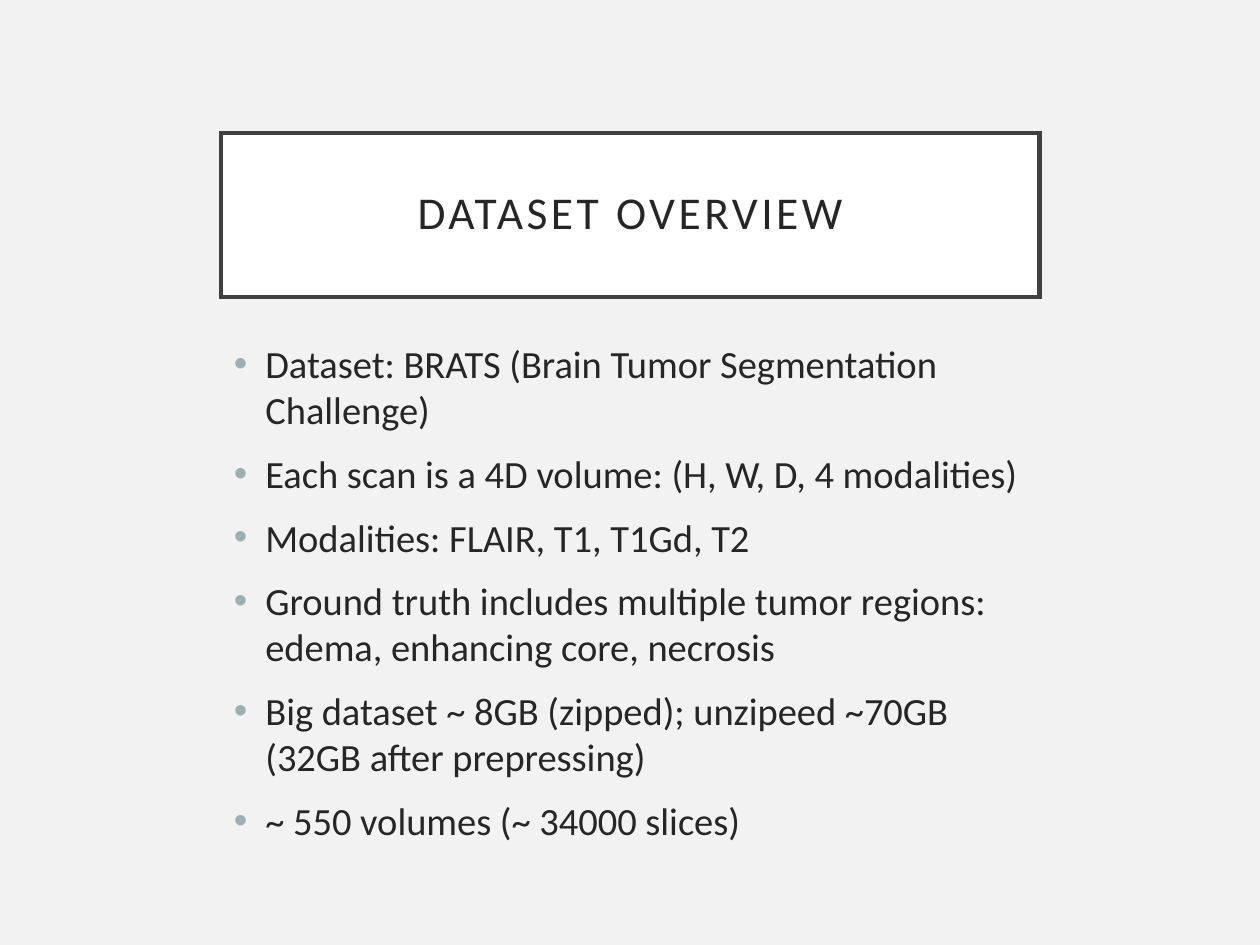
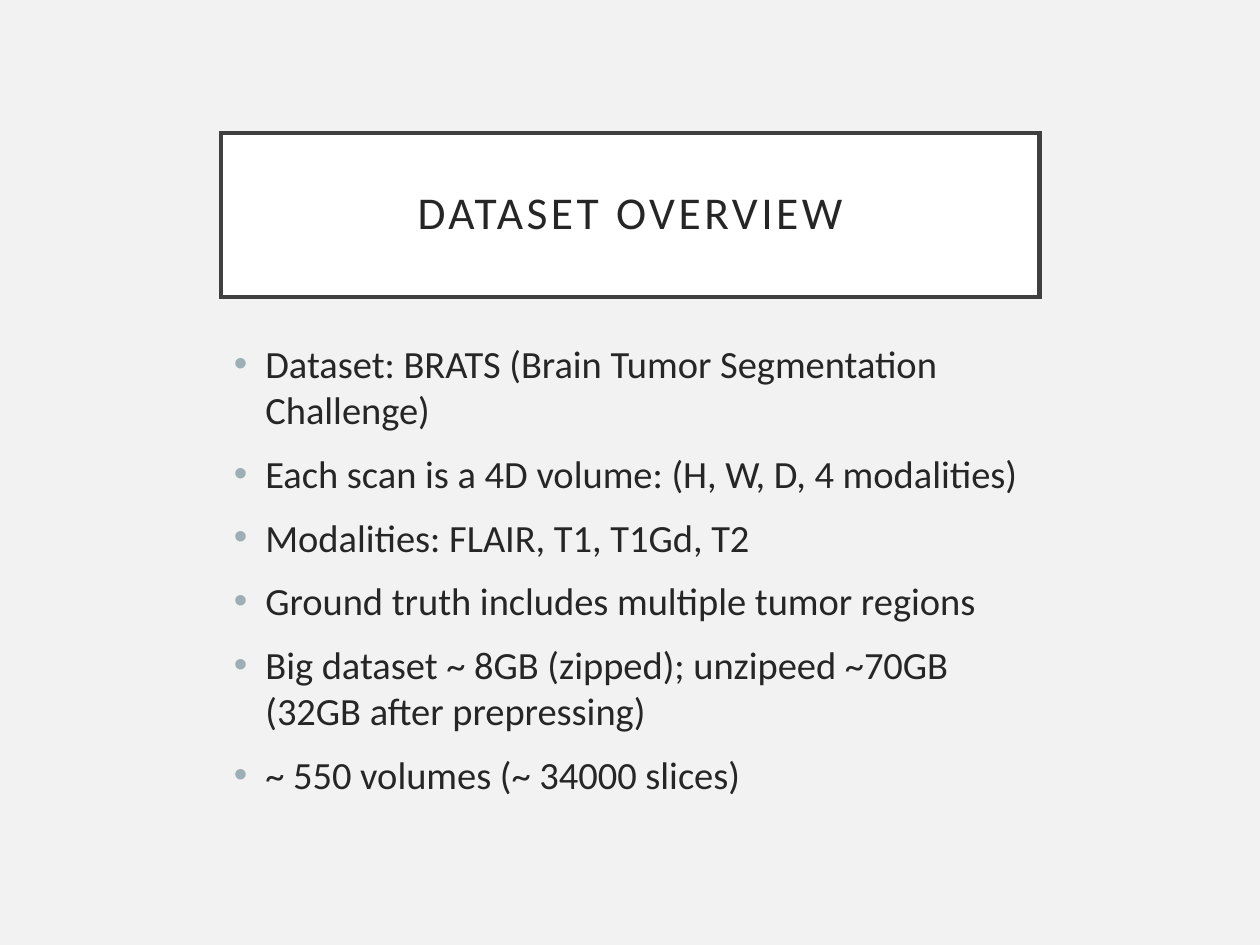
Before and after one commit to AdrianValentinCiu/SegmentationBrainTumour, a slide deck: slide 2 of BrainTumorSegmentation_Presentation.pptx. Drawn at 1260x945 pixels with LibreOffice and Linux fonts; fonts in the diff are those of the drawing. Boxes give left, top, right and bottom in pixels: in the first picture for what was removed or moved away, otherwise in the second. Text is boxed around its words. In the diff, an @@ line names an element or a change of style, - is before the commit and + after.

```diff
--- a/BrainTumorSegmentation_Presentation.pptx
+++ b/BrainTumorSegmentation_Presentation.pptx
@@ text at (265, 588, 975, 622): text changed @@
-• Ground truth includes multiple tumor regions: edema, enhancing core, necrosis
+• Ground truth includes multiple tumor regions
```
Also in this commit, not shown: 2 other slides changed, 3 other files.
